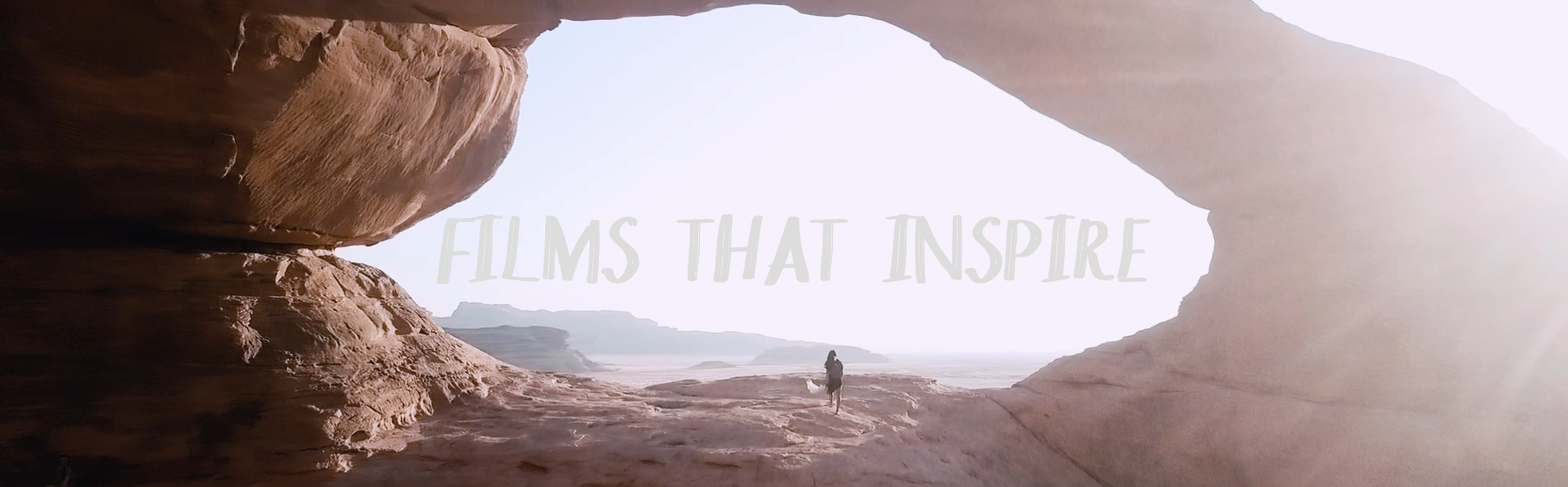
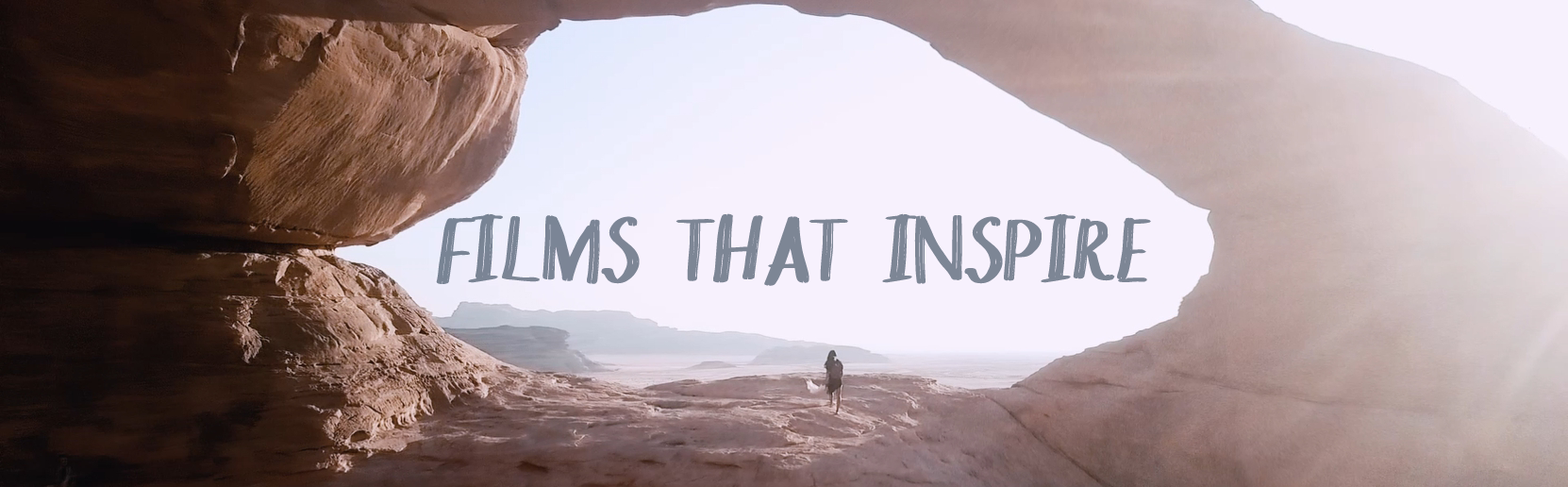
Layers edited between the first and the second (1568, 487) image:
"FILMS THAT INSPIRE": opacity 100% → 60%, painted on it over [435, 213, 1151, 286]
